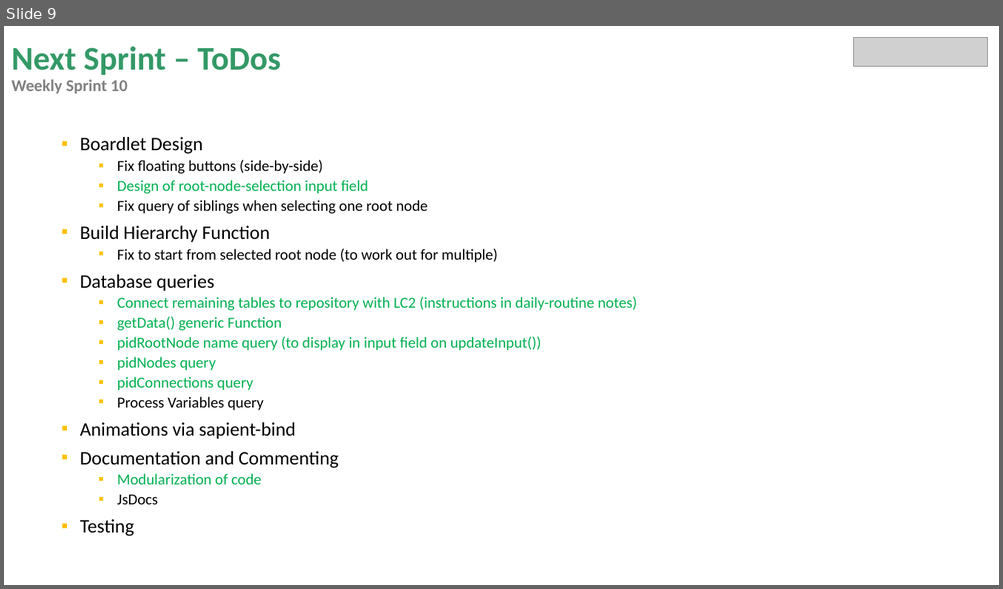
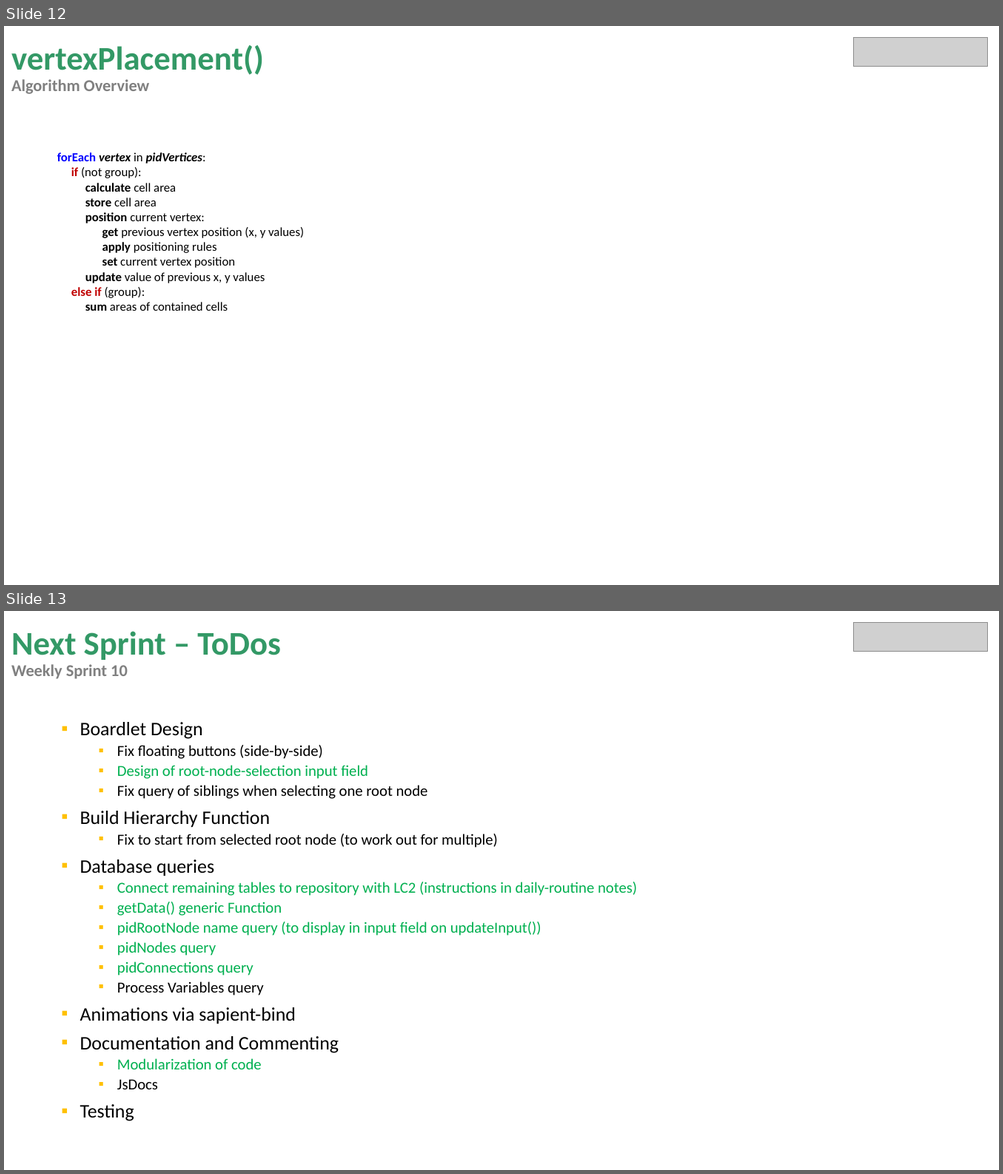
Before and after one commit to miguelrk/tum-mw-bachelorarbeit, a slide deck: 3 Entwicklungsphase/weekly_meeting_11.pptx. Shown one above the other, each under a label of ours: slide 9 before the commit, slides 12 and 13 after it. The pictures are 1003x589 and 1003x1174 pixels, drawn with LibreOffice and Linux fonts; fonts in the diff are those of the drawing; grey boxes stand for pictures. Boxes give left, top, right and bottom in pixels: in the first picture for what was removed or moved away, otherwise in the second. Text is boxed around its words. In the diff, an @@ line names an element or a change of style, - is before the commit and + after.

Commit message:
Adds vertexPlacement function in algorithms.js, updates algorithms.html

```diff
--- a/3 Entwicklungsphase/weekly_meeting_11.pptx
+++ b/3 Entwicklungsphase/weekly_meeting_11.pptx
@@ slide 12 added at (4,26,999,585), background #FFFFFF @@
@@ title added at (11,45,264,94), 32 pt, text #339966, bold @@
+vertexPlacement()
+Algorithm Overview
@@ picture added at (854,37,988,66) @@
@@ text added at (57,153,304,311), 12 pt, text #000000 @@
+forEach vertex in pidVertices:
+if (not group):
+calculate cell area
+store cell area
+position current vertex:
+get previous vertex position (x, y values)
+apply positioning rules
+set current vertex position
+update value of previous x, y values
+else if (group):
+sum areas of contained cells
@@ what was slide 9 is now slide 13 @@
```
Also in this commit, not shown: 3 other slides added, 16 other files.
